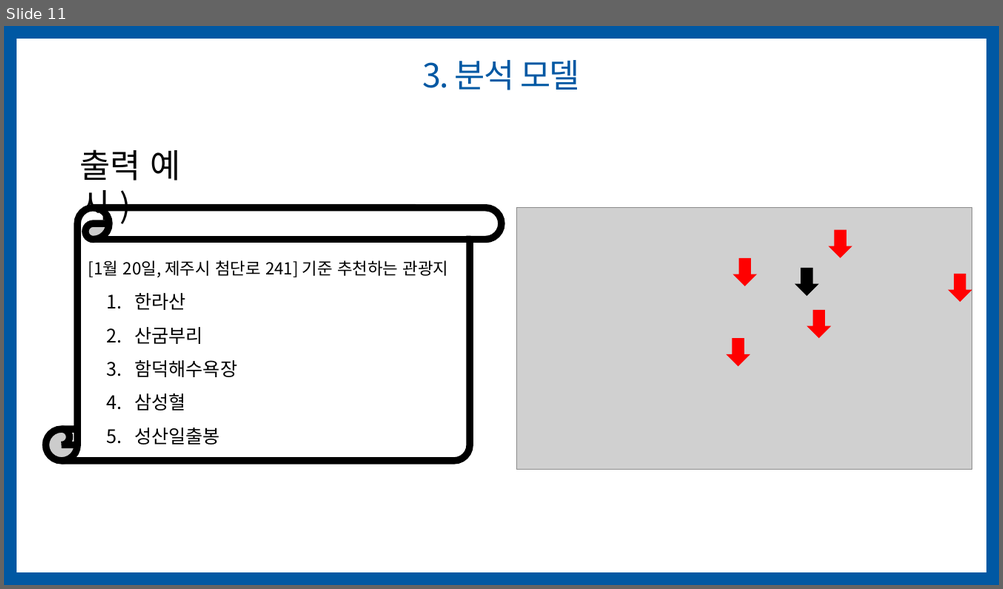
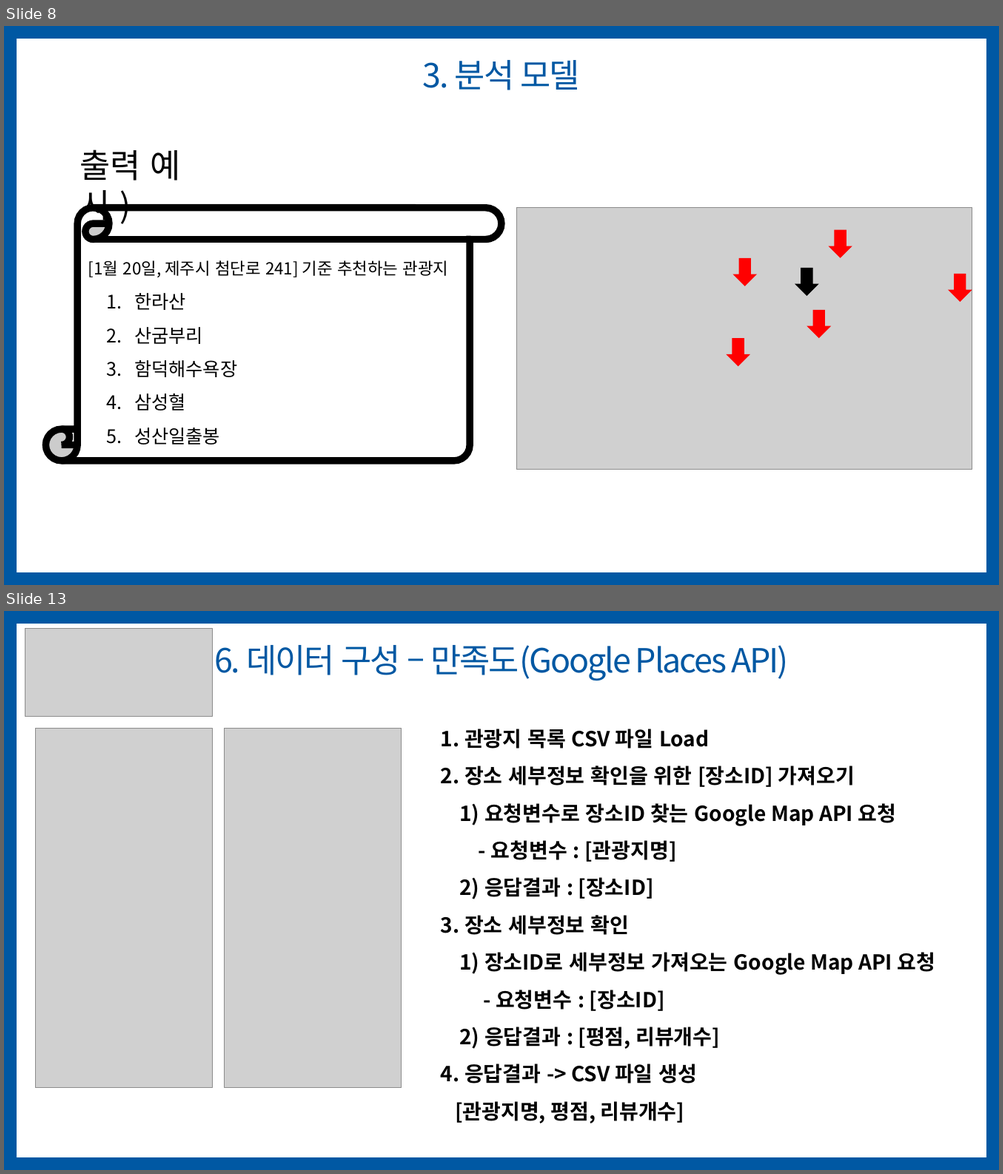
Before and after one commit to jihyeyun00/teamproject_python, a slide deck: 2차 팀프로젝트/6조_날씨-거리-만족도 기반의 제주도 관광지 추천(이현창,김동훈,김호경,윤지혜).pptx. Shown one above the other, each under a label of ours: slide 11 before the commit, slides 8 and 13 after it; the slides between them are not shown. The pictures are 1003x589 and 1003x1174 pixels, drawn with LibreOffice and Linux fonts; fonts in the diff are those of the drawing; grey boxes stand for pictures. Boxes give left, top, right and bottom in pixels: in the first picture for what was removed or moved away, otherwise in the second. Text is boxed around its words. In the diff, an @@ line names an element or a change of style, - is before the commit and + after.

```diff
--- a/2차 팀프로젝트/6조_날씨-거리-만족도 기반의 제주도 관광지 추천(이현창,김동훈,김호경,윤지혜).pptx
+++ b/2차 팀프로젝트/6조_날씨-거리-만족도 기반의 제주도 관광지 추천(이현창,김동훈,김호경,윤지혜).pptx
@@ slide 13 added at box(4, 611, 999, 1170), background #FFFFFF; not listed: 1 template element that a slide beside it also shows @@
@@ picture added at box(25, 628, 212, 716) @@
@@ title added at box(214, 645, 788, 681), 32 pt, text #0058A3 @@
+6. 데이터 구성 – 만족도(Google Places API)
@@ picture added at box(35, 728, 212, 1088) @@
@@ picture added at box(224, 728, 401, 1088) @@
@@ text added at box(441, 729, 936, 1124), 20 pt, text #000000, bold @@
+1. 관광지 목록 CSV 파일 Load
+2. 장소 세부정보 확인을 위한 [장소ID] 가져오기
+1) 요청변수로 장소ID 찾는 Google Map API 요청
+- 요청변수 : [관광지명]
+2) 응답결과 : [장소ID]
+3. 장소 세부정보 확인
+1) 장소ID로 세부정보 가져오는 Google Map API 요청
+- 요청변수 : [장소ID]
+2) 응답결과 : [평점, 리뷰개수]
+4. 응답결과 -> CSV 파일 생성
+[관광지명, 평점, 리뷰개수]
@@ what was slide 11 is now slide 8 @@
```
Also in this commit, not shown: 6 slides changed, 11 other slides added, 6 slides removed, 13 other files.
